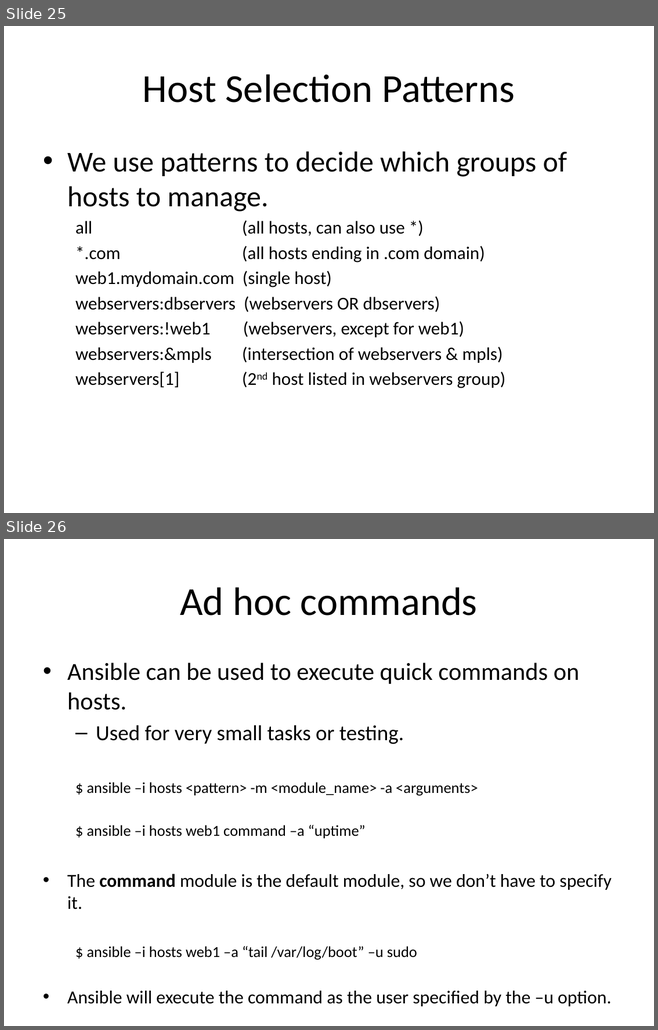
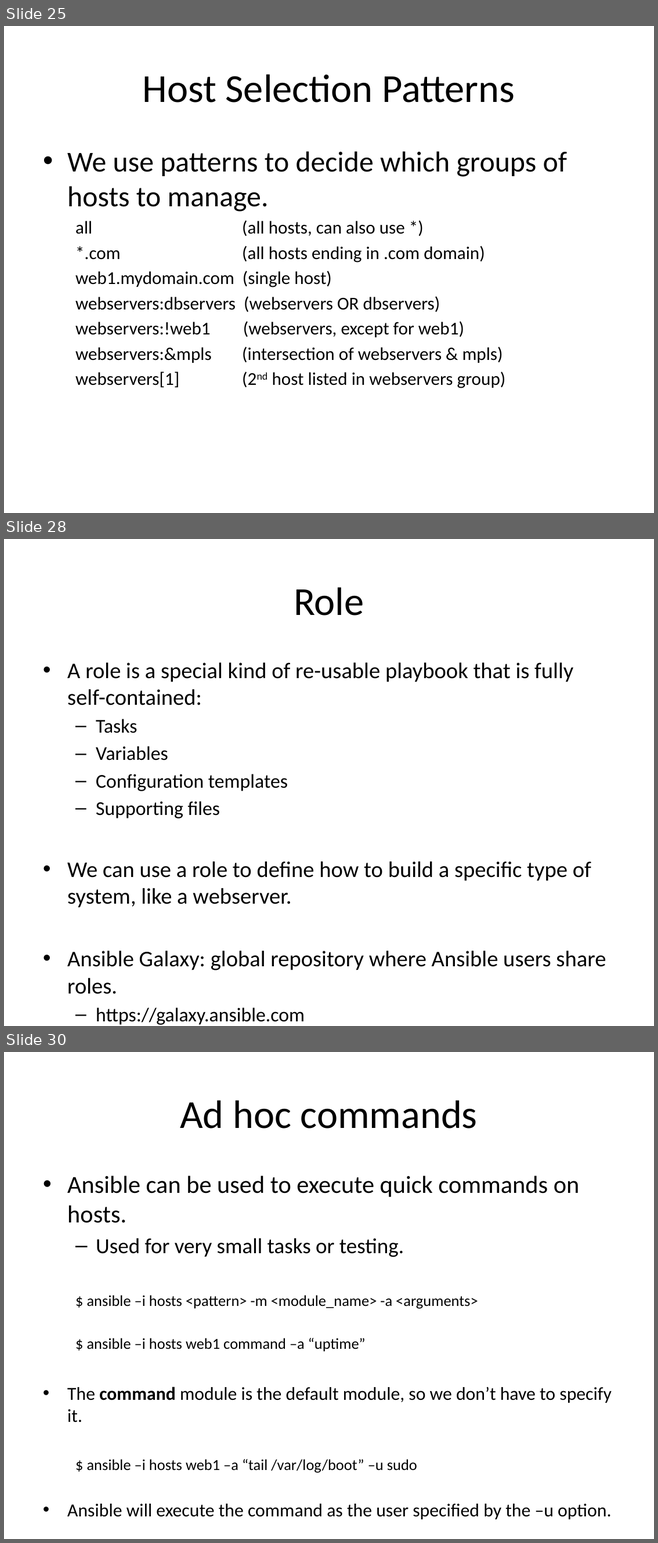
Before and after one commit to jasondbaker/infrastructure-class, a slide deck: lectures/infrastructure-week-10.pptx. Shown one above the other, each under a label of ours: slides 25 and 26 before the commit, slides 25, 28 and 30 after it; the slides between them are not shown. The pictures are 658x1030 and 658x1543 pixels, drawn with LibreOffice and Linux fonts; fonts in the diff are those of the drawing. Boxes give left, top, right and bottom in pixels: in the first picture for what was removed or moved away, otherwise in the second. Text is boxed around its words. In the diff, an @@ line names an element or a change of style, - is before the commit and + after.

```diff
--- a/lectures/infrastructure-week-10.pptx
+++ b/lectures/infrastructure-week-10.pptx
@@ slide 28 added at [4,539,654,1026], background #FFFFFF @@
@@ title added at [293,587,364,616], 44 pt, text #000000 @@
+Role
@@ text added at [67,663,605,971], 24.8 pt, text #000000 @@
+• A role is a special kind of re-usable playbook that is fully self-contained:
+  – Tasks
+  – Variables
+  – Configuration templates
+  – Supporting files
+• We can use a role to define how to build a specific type of system, like a webserver.
+• Ansible Galaxy: global repository where Ansible users share roles.
+  – https://galaxy.ansible.com
@@ what was slide 26 is now slide 30 @@
```
Also in this commit, not shown: 2 slides changed, 27 other slides added.
